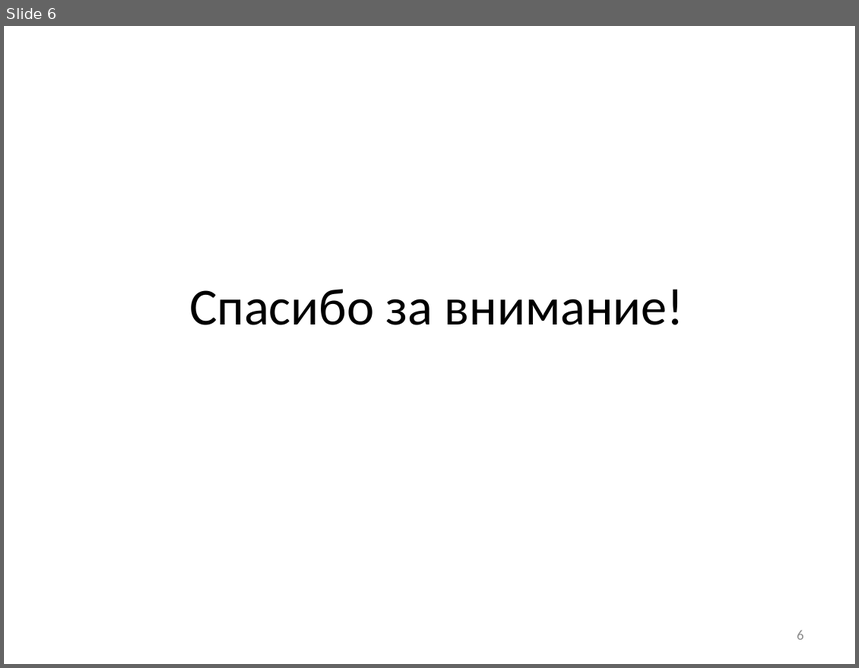
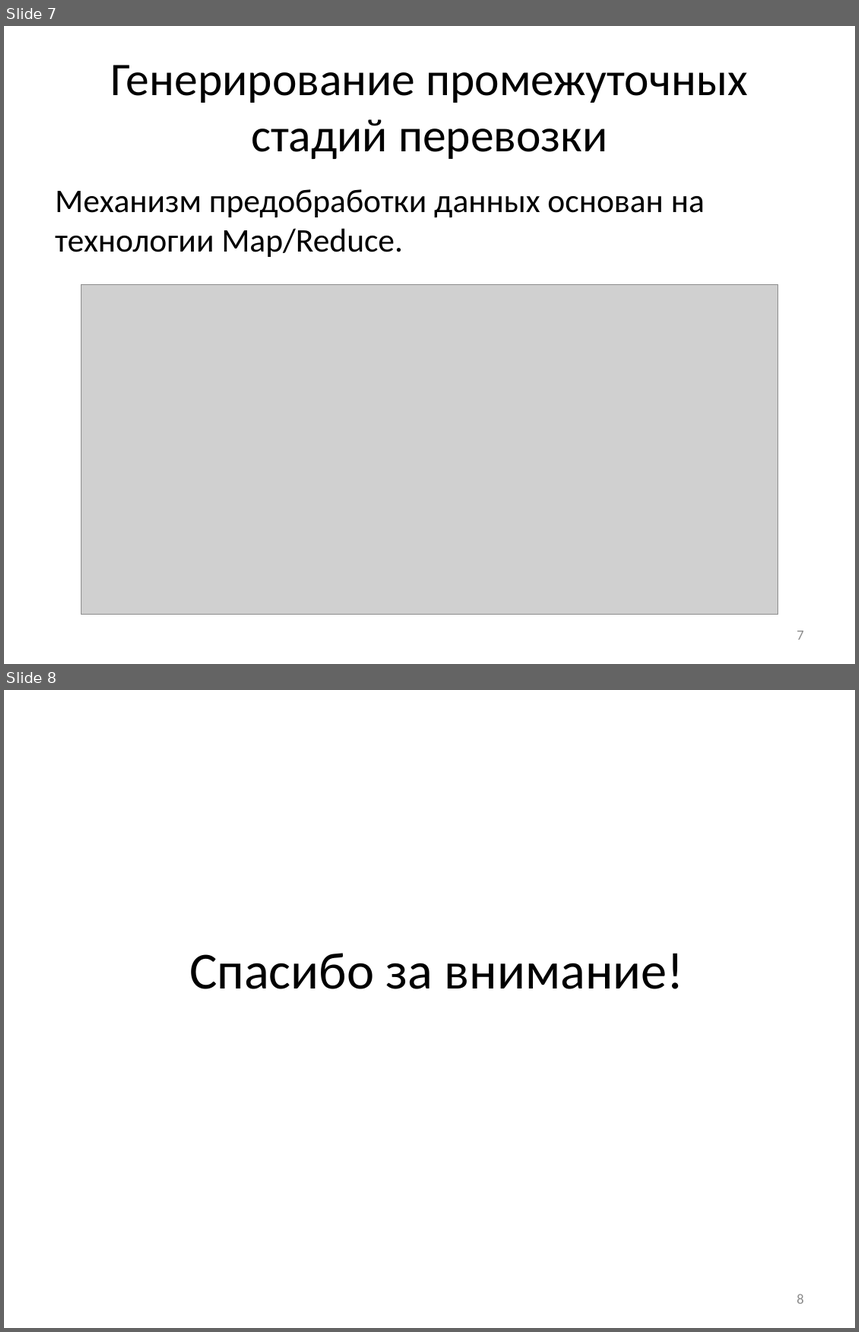
Before and after one commit to SanSanch5/BachelorDiplom, a slide deck: РПЗ/Презентация.pptx. Shown one above the other, each under a label of ours: slide 6 before the commit, slides 7 and 8 after it. The pictures are 859x668 and 859x1332 pixels, drawn with LibreOffice and Linux fonts; fonts in the diff are those of the drawing; grey boxes stand for pictures. Boxes give left, top, right and bottom in pixels: in the first picture for what was removed or moved away, otherwise in the second. Text is boxed around its words. In the diff, an @@ line names an element or a change of style, - is before the commit and + after.

```diff
--- a/РПЗ/Презентация.pptx
+++ b/РПЗ/Презентация.pptx
@@ slide 7 added at (x1=4, y1=26, x2=855, y2=664), background #FFFFFF @@
@@ title added at (x1=111, y1=65, x2=748, y2=159), 39.6 pt, text #000000 @@
+Генерирование промежуточных стадий перевозки
@@ text added at (x1=55, y1=189, x2=705, y2=257), 28 pt, text #000000 @@
+Механизм предобработки данных основан на технологии Map/Reduce.
@@ picture added at (x1=81, y1=284, x2=778, y2=614) @@
@@ page number added at (x1=797, y1=631, x2=804, y2=640), 12 pt, text #8C8C8C @@
+7
@@ what was slide 6 is now slide 8 @@
@@ page number at (x1=797, y1=1294, x2=804, y2=1304): text changed @@
-6
+8
```
Also in this commit, not shown: 3 slides changed, 2 other slides added, 1 slide removed, 5 other files.
